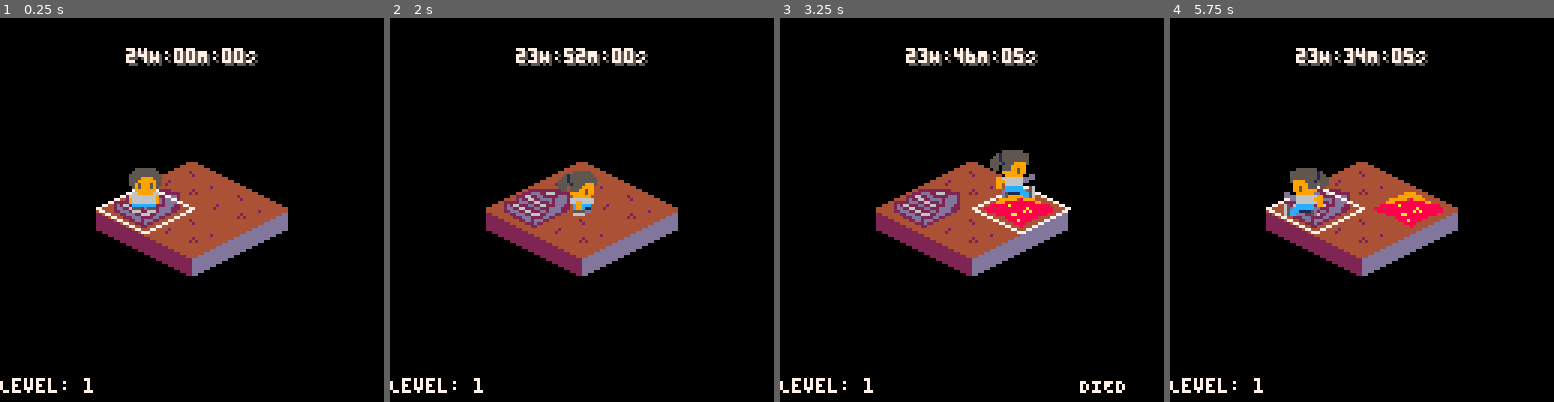
Above: before the commit, frames 1-4 (left to right).
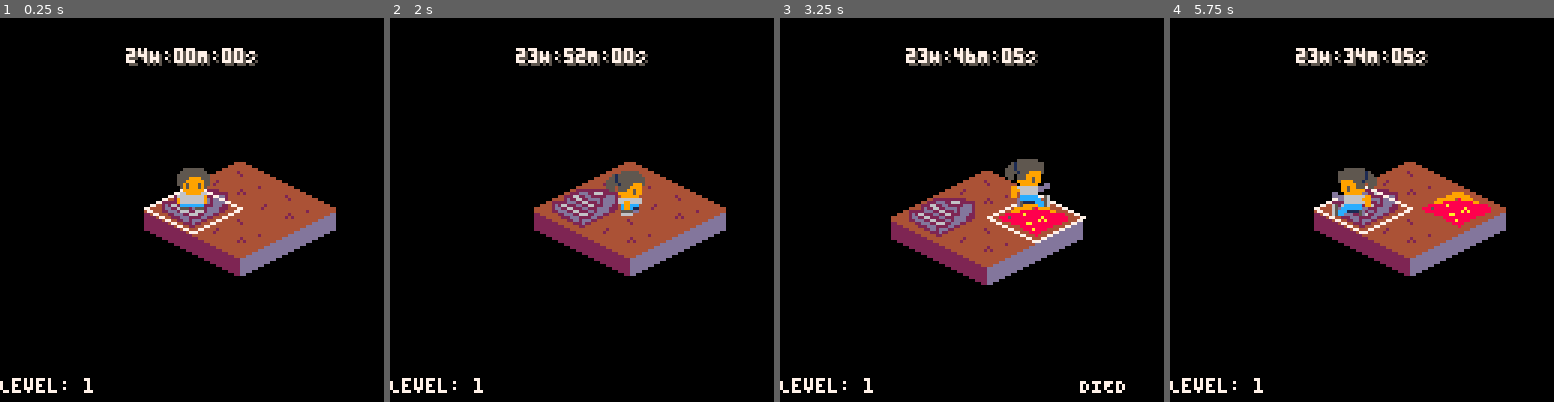
Above: after the commit, the same moments.

Repository: scottnm/collards.p8
Game: PICO-8 cartridge collards.p8
Two runs of this game, one before a commit and one after it. Both use one fixed random seed, a clock stepped at 60 frames per second and the inputs below.
Inputs:
- Up to frame 1 (0.25 s): no input
- Up to frame 2 (2 s): tap X (X key) at 0.33, 1.07, 1.85 s; tap O (Z key) at 0.7, 1.7 s; hold Right from 1.6 s (still down)
- Up to frame 3 (3.25 s): release Right at 2.1 s; tap O (Z key) at 2.1, 2.5, 2.9 s; hold Up 2.15-2.42 s; hold Right 2.47-3.03 s; tap X (X key) at 2.97 s; hold Left from 3.08 s (still down)
- Up to frame 4 (5.75 s): tap O (Z key) every 0.4 s from 3.3 to 5.7 s; release Left at 3.58 s; hold Down 3.63-3.97 s; hold Right 4.02-4.68 s; tap X (X key) at 4.08, 5.2 s; hold Up 4.73-5.03 s; hold Left 5.08-5.68 s; hold Down from 5.73 s (still down)

The runs differ from the first frame. In frame 1, 11% of the frame differs, in the area x 25-88%, y 37-68%; in frame 2, 11%; in frame 3, 7.4%; in frame 4, 11%.

Commit message:
Support maps which are larger than the pico8 screensize by allowing for a camera which follows the player

Diff:
--- a/main.lua
+++ b/main.lua
@@ -19,7 +19,11 @@
 end
 
 function MAX_TILE_LINE()
-    return 4
+    return 8
+end
+
+function MAX_CAMERA_DISTANCE_FROM_PLAYER()
+    return 20
 end
 
 -- global variables
@@ -31,9 +35,11 @@
 g_player_respawn_timer = nil
 g_ingame_timer = nil
 g_anims = nil
+g_camera_player_offset = nil
 
 function _init()
     g_player = {}
+    g_camera_player_offset = { x = 0, y = 0 }
     g_player.pos = { x = 0, y = 0 }
     g_player.sprite_offset = { x = -8, y = -14 }
     g_player.collider = { radius = 3 }
@@ -107,8 +113,45 @@
     end
 end
 
+function get_centered_camera_on_player(player)
+    return  { x = player.pos.x - 64, y = player.pos.y - 64 }
+end
+
+function camera_follow_player(player, camera_ofs)
+    -- If the camera is already within the max allowed distance from the player
+    -- don't move the camera
+    local player_camera_center_ofs = get_centered_camera_on_player(player)
+    local dist_squared = sqr_dist(player_camera_center_ofs, camera_ofs)
+    if dist_squared <= sqr(MAX_CAMERA_DISTANCE_FROM_PLAYER()) then
+        return
+    end
+
+    -- TODO: there may be a smarter way to do this. Calculate the direction vector from the player to the current camera_ofs
+    -- then set the new camera_ofs to that direction vector exactly max_distance away
+    local dir_vector = {
+        x = camera_ofs.x - player_camera_center_ofs.x,
+        y = camera_ofs.y - player_camera_center_ofs.y }
+
+    -- take the distance and divide it out to get the unit vector
+    local dist = sqrt(dist_squared)
+    dir_vector.x /= dist
+    dir_vector.y /= dist
+
+    -- multiply the max distance to get our max distance from player
+    dir_vector.x *= MAX_CAMERA_DISTANCE_FROM_PLAYER()
+    dir_vector.y *= MAX_CAMERA_DISTANCE_FROM_PLAYER()
+
+    new_ofs = add_pos(player.pos, dir_vector)
+    camera_ofs.x = new_ofs.x - 64
+    camera_ofs.y = new_ofs.y - 64
+end
+
 function _draw()
     cls(Colors.BLACK)
+
+    -- Set the camera view so that the world is draw relative to its position
+    camera_follow_player(g_player, g_camera_player_offset)
+    camera(g_camera_player_offset.x, g_camera_player_offset.y);
 
     --
     -- draw the tiles
@@ -139,9 +182,15 @@
     local player_sprite_pos = sprite_pos(g_player)
     draw_anim(g_player, player_sprite_pos)
 
+
     --
+    -- Draw all fixed UI
+    --
+
+    -- reset the camera to 0 keep the UI fixed on screen
+    camera(0, 0)
+
     -- draw the level UI
-    --
     print("Level: "..g_map.level_id, 0, 120, Colors.White)
     if g_player_found_exit_timer != nil then
         print("FOUND EXIT", 100, 120, Colors.White)
@@ -149,9 +198,7 @@
         print("DIED", 100, 120, Colors.White)
     end
 
-    --
     -- draw the in-game timer UI
-    --
     g_ingame_timer.draw()
 
     -- uncomment to draw colliders on top of everything
@@ -173,6 +220,8 @@
 
     -- place the player on the center of the iso tile
     g_player.pos = copy_pos(g_map.isocells[g_map.player_start_iso_idx].pos)
+    -- place the camera on top of the player
+    g_camera_player_offset = get_centered_camera_on_player(g_player)
 
     -- reset the player's animation
     update_anim(g_player, g_anims.IdleDown)
@@ -347,17 +396,17 @@
     local old_player_pos = copy_pos(g_player.pos)
 
     -- move the player, check if they've moved onto a fall tile
-    local pos_candidates = {}
-    add(pos_candidates, add_pos(old_player_pos, { x = movement_x, y = movement_y }))
+    local move_candidates = {}
+    add(move_candidates, { x = movement_x, y = movement_y })
     if movement_x != 0 then
-        add(pos_candidates, add_pos(old_player_pos, { x = movement_x, y = 0 }))
+        add(move_candidates, { x = movement_x, y = 0 })
     end
     if movement_y != 0 then
-        add(pos_candidates, add_pos(old_player_pos, { x = 0, y = movement_y }))
-    end
-
-    for pos in all(pos_candidates) do
-        g_player.pos = pos
+        add(move_candidates, { x = 0, y = movement_y })
+    end
+
+    for move in all(move_candidates) do
+        g_player.pos = add_pos(old_player_pos, move)
 
         -- check if we've standing on any fall tiles and if so, rollback the movement
         local cells = get_iso_cells_under_player(g_map, g_player)
@@ -449,9 +498,8 @@
 end
 
 function circ_colliders_overlap(obj1, obj2)
-    function sqr(x) return x * x end
     local max_dist_squared = sqr(obj1.collider.radius +  obj2.collider.radius)
-    local dist_squared = sqr(obj1.pos.x - obj2.pos.x) + sqr(obj1.pos.y - obj2.pos.y)
+    local dist_squared = sqr_dist(obj1.pos, obj2.pos)
     return dist_squared <= max_dist_squared
 end
 
--- a/utils.lua
+++ b/utils.lua
@@ -100,3 +100,11 @@
 
     return str
 end
+
+function sqr(x)
+    return x * x
+end
+
+function sqr_dist(a, b)
+    return sqr(a.x - b.x) + sqr(a.y - b.y)
+end
